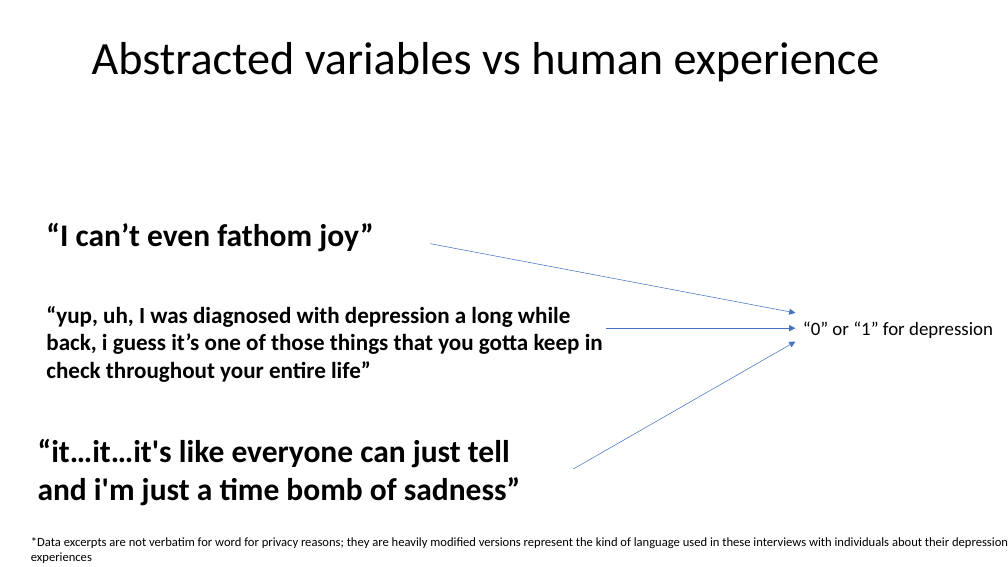
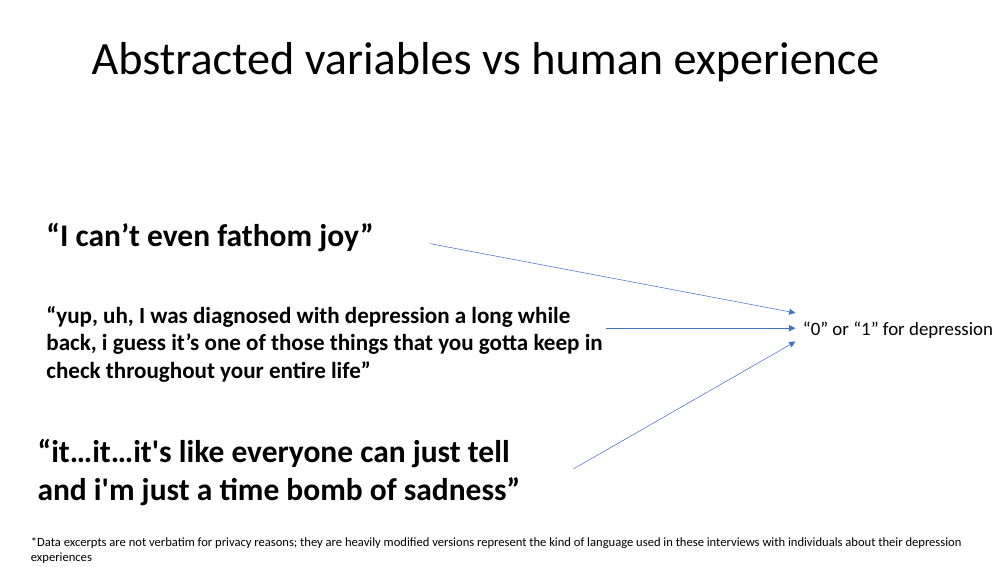
Before and after one commit to arsena-k/LifeCourseCompSoc_DataWrangling, a slide deck: slide 8 of Life course of CompSoc Project.pptx. Drawn at 1008x567 pixels with LibreOffice and Linux fonts; fonts in the diff are those of the drawing. Boxes give left, top, right and bottom in pixels: in the first picture for what was removed or moved away, otherwise in the second. Text is boxed around its words. In the diff, an @@ line names an element or a change of style, - is before the commit and + after.

```diff
--- a/Life course of CompSoc Project.pptx
+++ b/Life course of CompSoc Project.pptx
@@ text at box(31, 537, 962, 563): text changed @@
-  *Data excerpts are not verbatim for word for privacy reasons; they are heavily modified versions represent the kind of language used in these interviews with individuals about their depression experiences
+  *Data excerpts are not verbatim for privacy reasons; they are heavily modified versions represent the kind of language used in these interviews with individuals about their depression experiences
```
Also in this commit, not shown: 1 other file.
